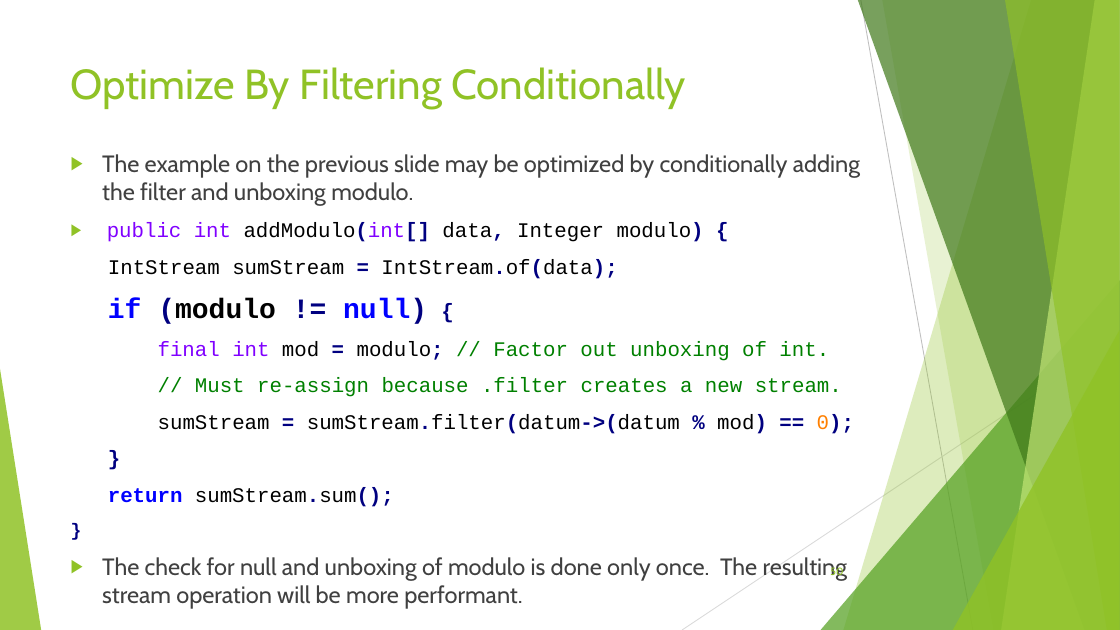
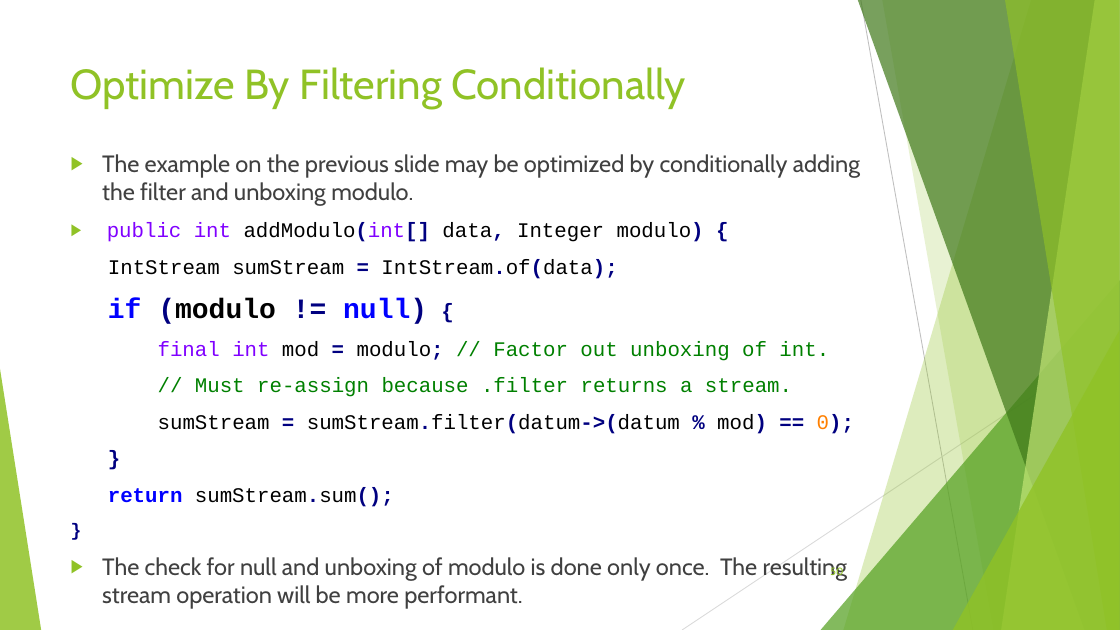
Before and after one commit to RichardRoda/2017-CodePaLOUsa-Lambda, a slide deck: slide 50 of Learning to Love the Lambda in the Stream.pptx. Drawn at 1120x630 pixels with LibreOffice and Linux fonts; fonts in the diff are those of the drawing. Boxes give left, top, right and bottom in pixels: in the first picture for what was removed or moved away, otherwise in the second. Text is boxed around its words. In the diff, an @@ line names an element or a change of style, - is before the commit and + after.

```diff
--- a/Learning to Love the Lambda in the Stream.pptx
+++ b/Learning to Love the Lambda in the Stream.pptx
@@ text at (195, 377, 792, 397): text changed @@
-// Must re-assign because .filter creates a new stream.
+// Must re-assign because .filter returns a stream.
```
Also in this commit, not shown: 13 other slides changed, 1 other file.
